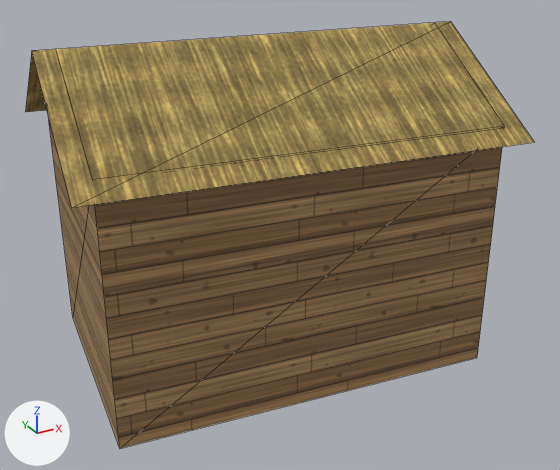
A saved change to the glTF model world/bridgehollow/export/models/buildings/bld_house_011.glb.
Rendered twice from a camera (50 mm lens) standing at (-5.26, -10.07, 6.85) and looking at (0.1, -0.32, 1.97). The lights are fixed; the arrows at lower left show +X, +Y and +Z. The picture after the commit comes second. Mesh edges are drawn as thin lines. Vertices at exactly the same position are counted once.

Before the edit, the objects in view are built like this:
```python
me_bld_house_011 = bpy.data.meshes.new('bld_house_011')
me_bld_house_011.from_pydata(...)  # 24 vertices, 16 faces; spans x -3.41..3.41, y -2.56..2.56, z 0.0..5.01
# faces by material slot: [12, 4]
me_bld_house_011.materials.append(mat_mat_plank)  # picture img_mat_plank
me_bld_house_011.materials.append(mat_mat_thatch)  # picture img_mat_thatch
# before: 2 (2.68, -2.23, 3.84) at pixel (504, 126), 9 (2.68, -2.23, 3.82) at pixel (504, 127), 12 (2.68, -2.23, 3.84) at pixel (504, 126)
ob_bld_house_011 = bpy.data.objects.new('bld_house_011', me_bld_house_011)
ob_bld_house_011.location = (0.0, 0.0, 0.0)
```
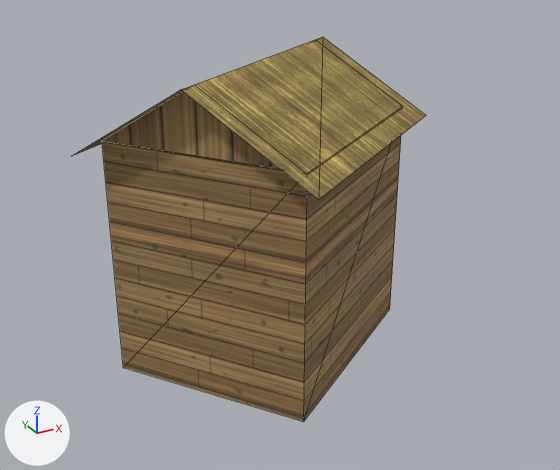
What the commit changed:
me_bld_house_011 is used by ob_bld_house_011; location (0.0, 0.0, 0.0).
me_bld_house_011 had 24 vertices, 16 faces and spanned x -3.41..3.41, y -2.56..2.56, z 0.0..5.01.
me_bld_house_011 now has 24 vertices, 16 faces and spans x -2.83..2.83, y -2.76..2.76, z 0.0..4.66.
Part 1, on me_bld_house_011:
Vertices 2, 9, 12 of me_bld_house_011 move by (-5.09, 2.47, -0.12).
Vertex 0 of me_bld_house_011 moves from (-3.08, -1.62, 0.0) at pixel (119, 448) to (0.61, 2.32, 0.0).
Vertex 1 of me_bld_house_011 moves from (2.68, -2.23, 0.0) at pixel (477, 357) to (-2.41, 0.24, 0.0) at pixel (123, 367).
Vertex 3 of me_bld_house_011 moves from (-3.08, -1.62, 3.84) at pixel (92, 179) to (0.61, 2.32, 3.72).
Vertex 4 of me_bld_house_011 moves from (3.08, 1.64, 0.0) to (-0.61, -2.32, 0.0) at pixel (303, 421).
Vertex 5 of me_bld_house_011 moves from (3.08, 1.64, 3.84) to (-0.61, -2.32, 3.72) at pixel (307, 173).
Vertex 6 of me_bld_house_011 moves from (-2.68, 2.22, 0.0) at pixel (72, 317) to (2.41, -0.24, 0.0) at pixel (389, 309).
Vertex 7 of me_bld_house_011 moves from (-2.68, 2.22, 3.84) to (2.41, -0.24, 3.72) at pixel (402, 106).
Vertex 8 of me_bld_house_011 moves from (-3.08, -1.62, 3.82) to (0.61, 2.32, 3.7).
Vertex 10 of me_bld_house_011 moves from (3.08, 1.64, 3.82) to (-0.61, -2.32, 3.7) at pixel (307, 174).
Vertex 11 of me_bld_house_011 moves from (-2.68, 2.22, 3.82) at pixel (46, 104) to (2.41, -0.24, 3.7) at pixel (402, 107).
Vertex 13 of me_bld_house_011 moves from (3.08, 1.64, 3.84) to (-0.64, -2.33, 3.72) at pixel (306, 173).
Vertex 14 of me_bld_house_011 moves from (2.88, -0.29, 5.01) at pixel (434, 22) to (-1.52, -1.05, 4.66) at pixel (194, 84).
Vertex 15 of me_bld_house_011 moves from (-2.68, 2.23, 3.84) to (2.41, -0.24, 3.72) at pixel (402, 106).
Vertex 16 of me_bld_house_011 moves from (-3.08, -1.64, 3.84) at pixel (92, 180) to (0.64, 2.33, 3.72).
Vertex 17 of me_bld_house_011 moves from (-2.88, 0.29, 5.01) at pixel (55, 48) to (1.52, 1.05, 4.66) at pixel (315, 39).
Vertex 18 of me_bld_house_011 moves from (-3.41, -1.91, 3.66) at pixel (71, 207) to (0.72, 2.76, 3.54).
Vertex 19 of me_bld_house_011 moves from (2.96, -2.56, 3.66) at pixel (534, 142) to (-2.83, 0.32, 3.54).
Vertex 20 of me_bld_house_011 moves from (3.18, -0.33, 5.01) at pixel (450, 21) to (-1.77, -1.22, 4.66) at pixel (180, 89).
Vertex 21 of me_bld_house_011 moves from (-3.18, 0.33, 5.01) at pixel (31, 50) to (1.77, 1.22, 4.66) at pixel (322, 36).
Vertex 22 of me_bld_house_011 moves from (3.41, 1.91, 3.66) to (-0.72, -2.76, 3.54) at pixel (318, 199).
Vertex 23 of me_bld_house_011 moves from (-2.96, 2.56, 3.66) at pixel (25, 112) to (2.83, -0.32, 3.54) at pixel (426, 115).

What differs and where, as boxes (x1, y1, x2, y2) in the pictures (560 x 470 px):
'bld_house_011', reshaped (31% narrower, 10% shorter)
    before: (26, 22, 534, 448)
    after: (74, 37, 426, 422)
